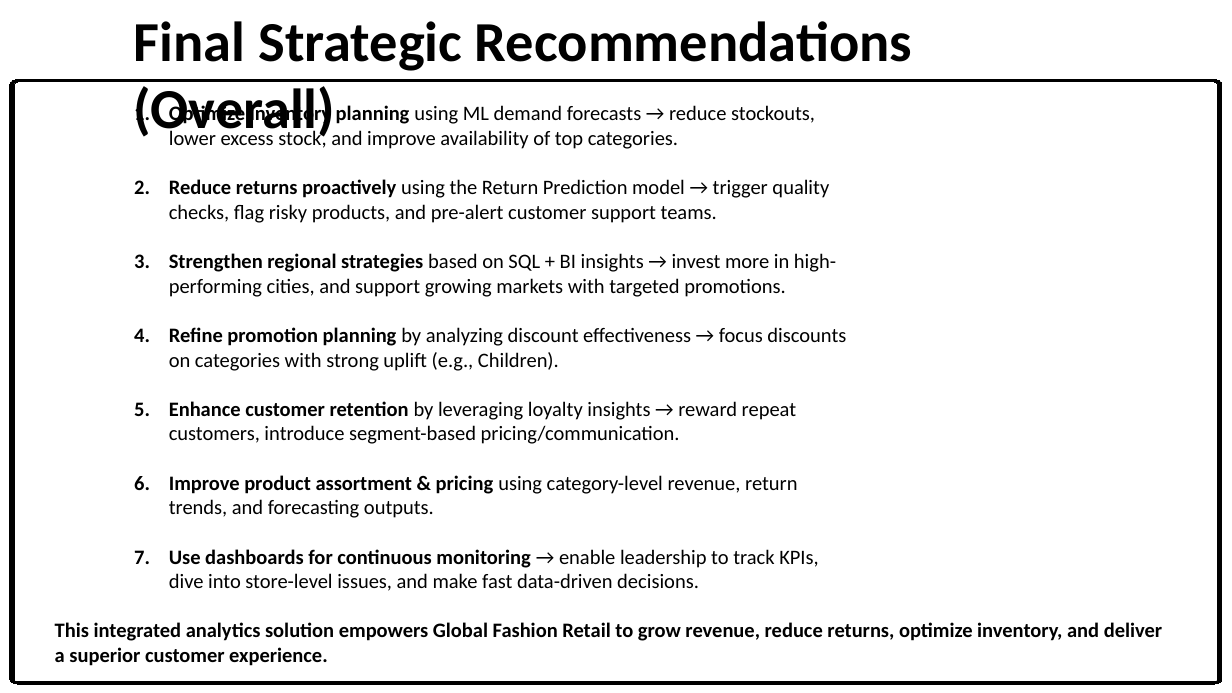
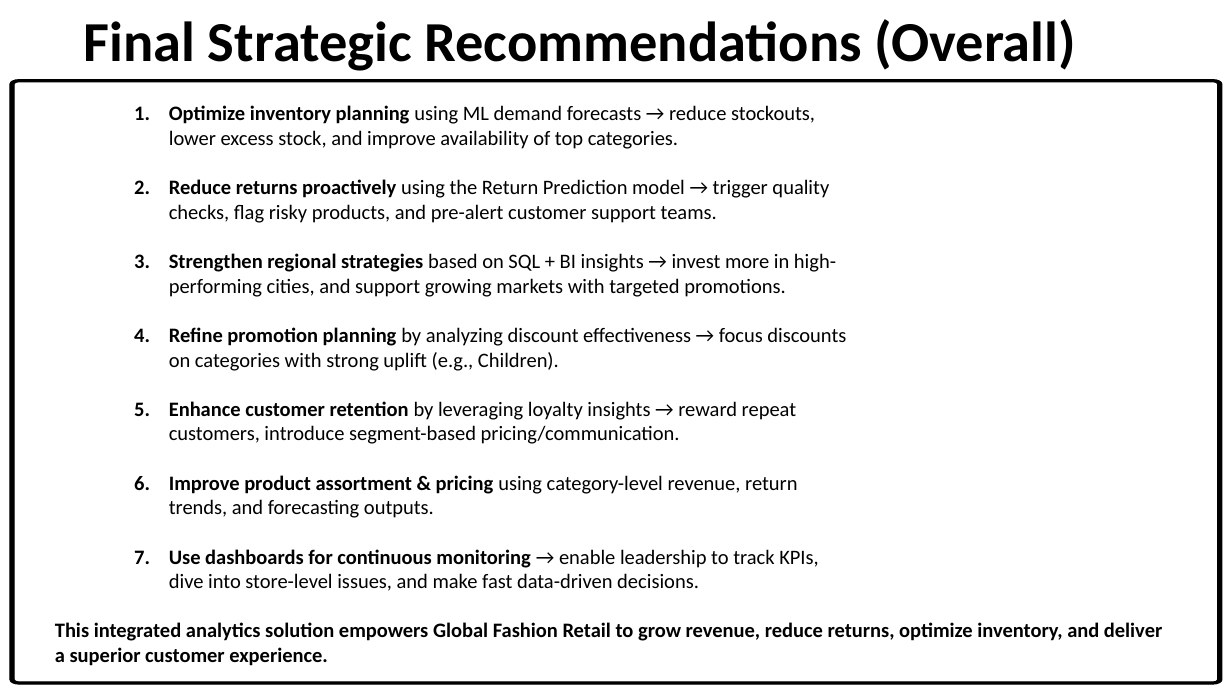
Before and after one commit to parvej1-7alam/WsCube-DAMP-ML-Capstone, a slide deck: slide 41 of Presentation/Capstone_PPT.pptx. Drawn at 1232x693 pixels with LibreOffice and Linux fonts; fonts in the diff are those of the drawing. Boxes give left, top, right and bottom in pixels: in the first picture for what was removed or moved away, otherwise in the second. Text is boxed around its words. In the diff, an @@ line names an element or a change of style, - is before the commit and + after.

```diff
--- a/Presentation/Capstone_PPT.pptx
+++ b/Presentation/Capstone_PPT.pptx
@@ text "Final Strategic Recommendations (Overall)" rewrapped from (134,21,912,142) to (84,19,1076,71) @@
```
Also in this commit, not shown: 34 other slides changed.
